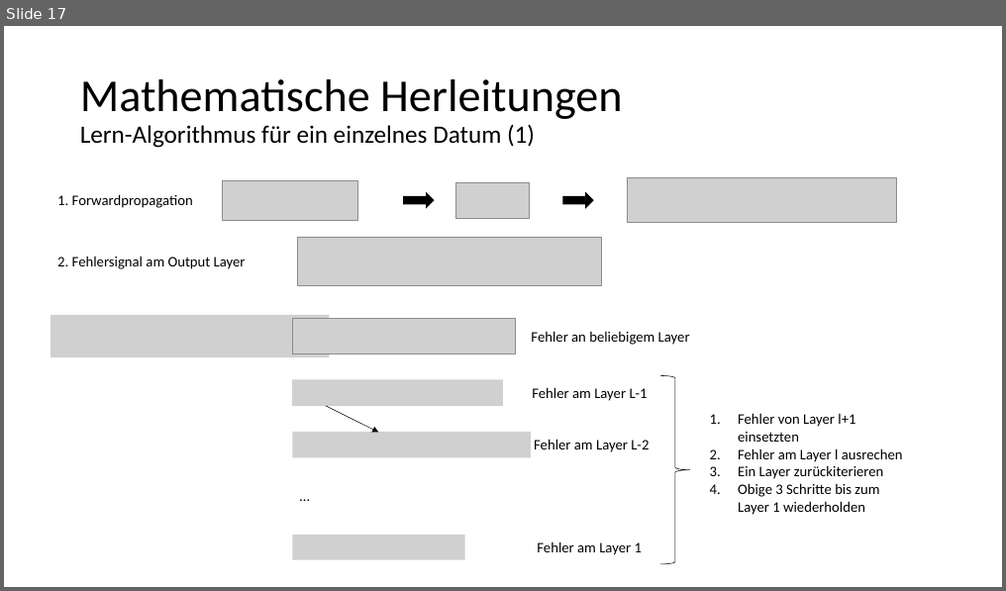
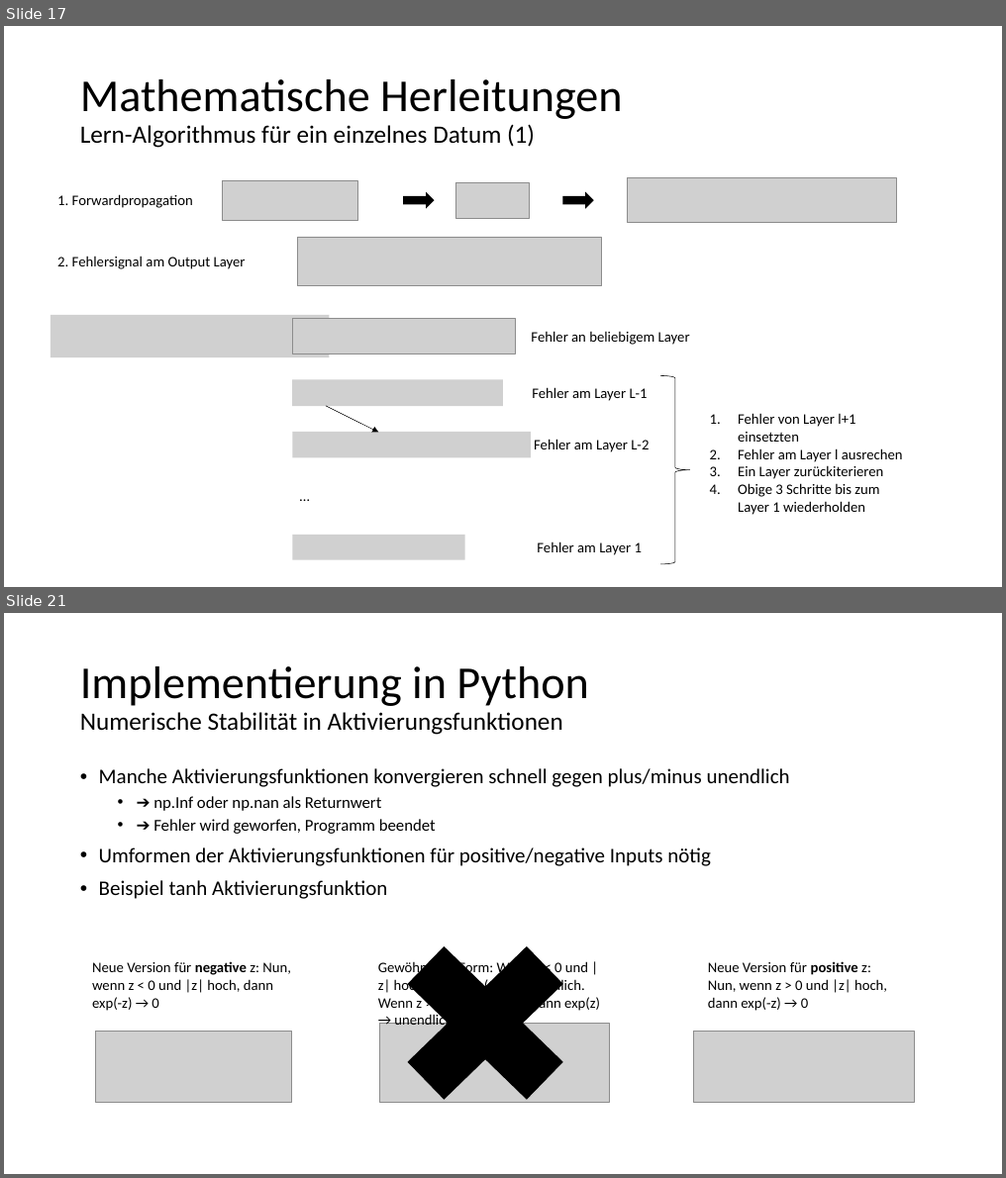
Before and after one commit to kevinsuedmersen/neural_networks_from_scratch, a slide deck: theory/submission/result_presentation.pptx. Shown one above the other, each under a label of ours: slide 17 before the commit, slides 17 and 21 after it; the slides between them are not shown. The pictures are 1006x591 and 1006x1178 pixels, drawn with LibreOffice and Linux fonts; fonts in the diff are those of the drawing; grey boxes stand for pictures. Boxes give left, top, right and bottom in pixels: in the first picture for what was removed or moved away, otherwise in the second. Text is boxed around its words. In the diff, an @@ line names an element or a change of style, - is before the commit and + after.

```diff
--- a/theory/submission/result_presentation.pptx
+++ b/theory/submission/result_presentation.pptx
@@ slide 21 added at [4, 613, 1002, 1174], background #FFFFFF @@
@@ title added at [80, 666, 588, 735], 24 pt, text #000000 @@
+Implementierung in Python
+Numerische Stabilität in Aktivierungsfunktionen
@@ text added at [99, 768, 790, 899], 20 pt, text #000000 @@
+• Manche Aktivierungsfunktionen konvergieren schnell gegen plus/minus unendlich
+  • ➔ np.Inf oder np.nan als Returnwert
+  • ➔ Fehler wird geworfen, Programm beendet
+• Umformen der Aktivierungsfunktionen für positive/negative Inputs nötig
+• Beispiel tanh Aktivierungsfunktion
@@ cross added at [371, 912, 600, 1134], fill #000000 @@
@@ text added at [92, 961, 291, 1011], 14 pt, text #000000 @@
+Neue Version für negative z: Nun, wenn z < 0 und |z| hoch, dann exp(-z) → 0
@@ text added at [378, 959, 600, 1030], 14 pt, text #000000 @@
+Gewöhnliche Form: Wenn z < 0 und |z| hoch, dann exp(-z) → unendlich. Wenn z > 0 und |z| hoch, dann exp(z) → unendlich
@@ text added at [708, 961, 887, 1011], 14 pt, text #000000 @@
+Neue Version für positive z: Nun, wenn z > 0 und |z| hoch, dann exp(-z) → 0
@@ picture added at [380, 1023, 609, 1103] @@
@@ picture added at [96, 1032, 292, 1103] @@
@@ picture added at [693, 1032, 915, 1103] @@
```
Also in this commit, not shown: 3 slides changed, 2 other slides added, 2 other files.
